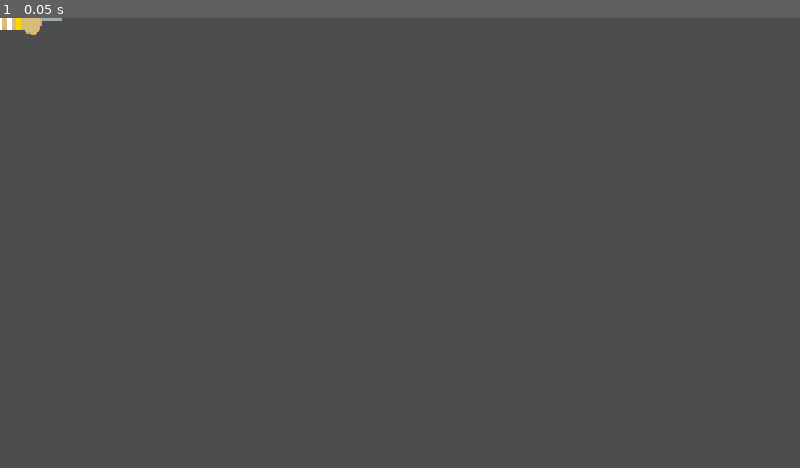
Above: before the commit, frame 1.
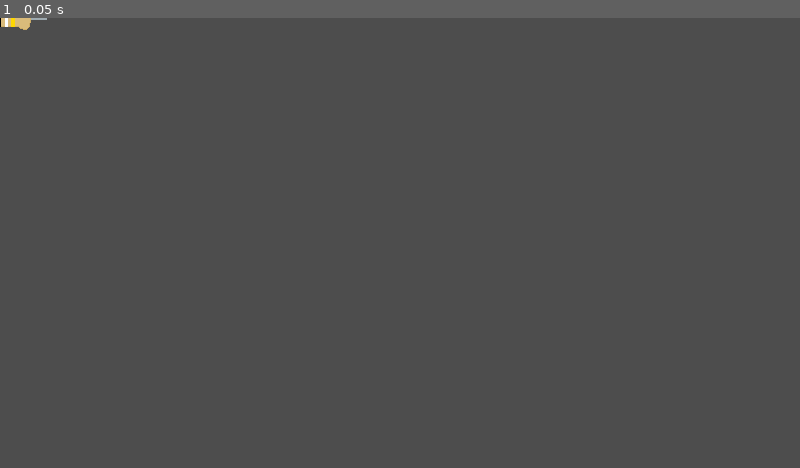
Above: after the commit, the same moment.

Repository: SHADOW-077/PracTrek
Game: Godot game, scene res://game/scenes/Electronics_lab/play_with_resistors.tscn
The game is run twice, just before and just after one commit, with the same random seed, the same clock (stepped at 60 frames per second) and the same inputs.
Inputs:
- Up to frame 1 (0.05 s): no input

The runs differ from the first frame. In frame 1, 0.1% of the frame differs, in the area x 0-8%, y 0-4%.

Commit message:
CHANGED SOME CODE

Diff:
--- a/game/scenes/Electronics_lab/components/resistor.gd
+++ b/game/scenes/Electronics_lab/components/resistor.gd
@@ -1,28 +1,56 @@
 extends Area2D
 
+@onready var menu = $menu
+@onready var resistor_text = $menu/Resistance
+@onready var bandnode_1 = $color_band/band_1
+@onready var bandnode_2 = $color_band/band_2
+@onready var bandnode_3 = $color_band/band_3
+@onready var bandnode_4 = $color_band/band_4
 var select = false
-var menu = false
-var resistor_value
+var resistance_with_nounit = 470
+var resistor_unit = 1
+var resistor_value = 470 * resistor_unit
+var list
+
+
 var colors = {
 	'black':[0,0,0],'brown':[165,42,42],
 	'red':[255,0,0],'orange':[255,165,0],
 	'yellow':[255,255,0],'green':[0,128,0],
-	'blue':[0,0,255],'violet':[238,130,238],
+	'blue':[0,0,255],'violet':[155,38,182],
 	'grey':[128,128,128],'white':[255,255,255],
 	'gold':[255,215,0],'silver':[192,192,192]
 	}
+
+var digit_color = {'0': 'black',
+	'1': 'brown',
+	'2': 'red',
+	'3': 'orange',
+	'4': 'yellow',
+	'5': 'green',
+	'6': 'blue',
+	'7': 'violet',
+	'8': 'grey',
+	'9': 'white'
+	}
+
 func _process(delta):
 	#makes the options visible
 	if Input.is_action_just_pressed("r_click"):
-		$Control.show()
-		$Control.get_tree().paused = false
+		menu.show()
+		menu.get_tree().paused = false
+	get_unit()
+	resistor_value = resistance_with_nounit * resistor_unit
+	if Input.is_action_just_pressed('enter'):
+		set_colorband()
+
 
 
 func _on_input_event(viewport, event, shape_idx):
 	if Input.is_action_just_pressed("click"):
 		select = true
-		$Control.hide()
-		$Control.get_tree().paused = false
+		menu.hide()
+		menu.get_tree().paused = false
 
 func _physics_process(delta):
 	if select:
@@ -34,13 +62,50 @@
 
 
 func _on_resistance_text_changed(new_text):
-	#checks
+	#checks if the resistane is float else it becomes empty
 	if new_text.is_valid_float() == false and new_text.is_empty() == false:
 		print('resistance can have numeric value only')
-		$Control/Resistance.text = ''
-
-
+		resistor_text.text = ''
 
 func _on_resistance_text_submitted(new_text):
-	$Control/Resistance.text = new_text
-	print(float(new_text))
+	resistor_text.text = new_text
+	resistance_with_nounit = float(new_text)
+
+func get_unit():
+	if $menu/OptionButton.get_selected_id() == 0:
+		resistor_unit = 1
+		set_colorband()
+	if $menu/OptionButton.get_selected_id() == 1:
+		resistor_unit = 1000
+	set_colorband()
+
+func set_colorband():
+	list = []
+	for i in str(resistor_value):
+		if i == '.':
+			list.append(i)
+		else:
+			list.append(float(i))
+	if str(list[0]) == '.':
+		list.insert(0,0)
+	if str(list[0]) in digit_color:
+		var colorband_1 = digit_color.get(str(list[0]))
+		var colorcode_1 = colors.get(colorband_1)
+		var x = colorcode_1[0]
+		var y = colorcode_1[1]
+		var z = colorcode_1[2]
+		bandnode_1.set_color(Color(x,y,z,1))
+	if str(list[1]) in digit_color:
+		var colorband_2 = digit_color.get(str(list[1]))
+		var colorcode_2 = colors.get(colorband_2)
+		var x = colorcode_2[0]
+		var y = colorcode_2[1]
+		var z = colorcode_2[2]
+		bandnode_2.set_color(Color(x,y,z,1))
+	if len(list) >=3 and str(list[2]) in digit_color:
+		var colorband_3 = digit_color.get(str(list[2]))
+		var colorcode_3 = colors.get(colorband_3)
+		var x = colorcode_3[0]
+		var y = colorcode_3[1]
+		var z = colorcode_3[2]
+		bandnode_3.set_color(Color(x,y,z,1))
--- a/game/scenes/Electronics_lab/components/resistor.tscn
+++ b/game/scenes/Electronics_lab/components/resistor.tscn
@@ -10,13 +10,13 @@
 script = ExtResource("1_luxx6")
 
 [node name="Icon" type="Sprite2D" parent="."]
-scale = Vector2(2.235, 2.235)
+scale = Vector2(1.68, 1.581)
 texture = ExtResource("2_eoyc6")
 
 [node name="r_collider" type="CollisionShape2D" parent="."]
 shape = SubResource("RectangleShape2D_8g5cm")
 
-[node name="Control" type="Control" parent="."]
+[node name="menu" type="Control" parent="."]
 process_mode = 1
 visible = false
 layout_mode = 3
@@ -24,29 +24,35 @@
 offset_right = 40.0
 offset_bottom = 40.0
 
-[node name="OptionButton" type="OptionButton" parent="Control"]
+[node name="OptionButton" type="OptionButton" parent="menu"]
+layout_mode = 0
 offset_left = 111.0
 offset_top = -53.0
 offset_right = 156.0
 offset_bottom = -22.0
 item_count = 2
+selected = 0
 fit_to_longest_item = false
 popup/item_0/text = "ohm"
 popup/item_0/id = 0
 popup/item_1/text = "kilo ohm"
 popup/item_1/id = 1
 
-[node name="Resistance" type="LineEdit" parent="Control"]
+[node name="Resistance" type="LineEdit" parent="menu"]
+layout_mode = 0
 offset_left = -17.0
 offset_top = -53.0
 offset_right = 113.0
 offset_bottom = -22.0
 theme_override_font_sizes/font_size = 16
-text = "7777"
+text = "470"
 alignment = 2
 max_length = 4
+context_menu_enabled = false
+virtual_keyboard_type = 2
 
-[node name="Label" type="Label" parent="Control"]
+[node name="Label" type="Label" parent="menu"]
+layout_mode = 0
 offset_left = -16.0
 offset_top = -51.0
 offset_right = 84.0
@@ -56,6 +62,7 @@
 text = "Resistance"
 
 [node name="color_band" type="Node2D" parent="."]
+scale = Vector2(0.705, 0.705)
 
 [node name="band_1" type="ColorRect" parent="color_band"]
 offset_left = -31.0
@@ -89,5 +96,5 @@
 color = Color(1, 0.843137, 0, 1)
 
 [connection signal="input_event" from="." to="." method="_on_input_event"]
-[connection signal="text_changed" from="Control/Resistance" to="." method="_on_resistance_text_changed"]
-[connection signal="text_submitted" from="Control/Resistance" to="." method="_on_resistance_text_submitted"]
+[connection signal="text_changed" from="menu/Resistance" to="." method="_on_resistance_text_changed"]
+[connection signal="text_submitted" from="menu/Resistance" to="." method="_on_resistance_text_submitted"]
